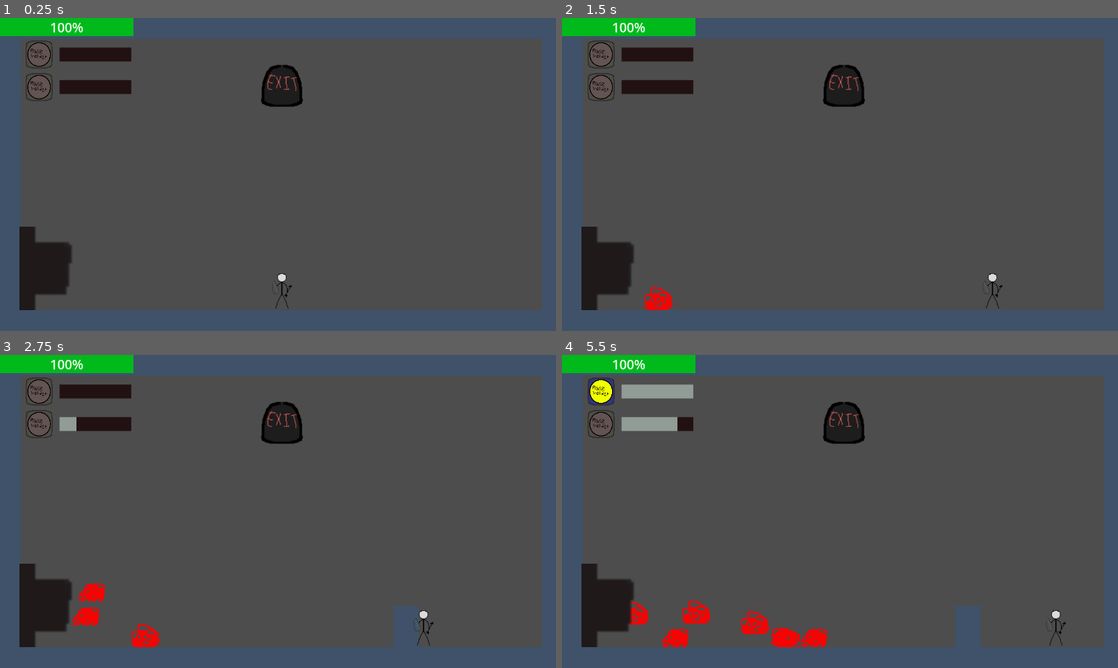
Above: before the commit, frames 1-4 (two rows, left to right).
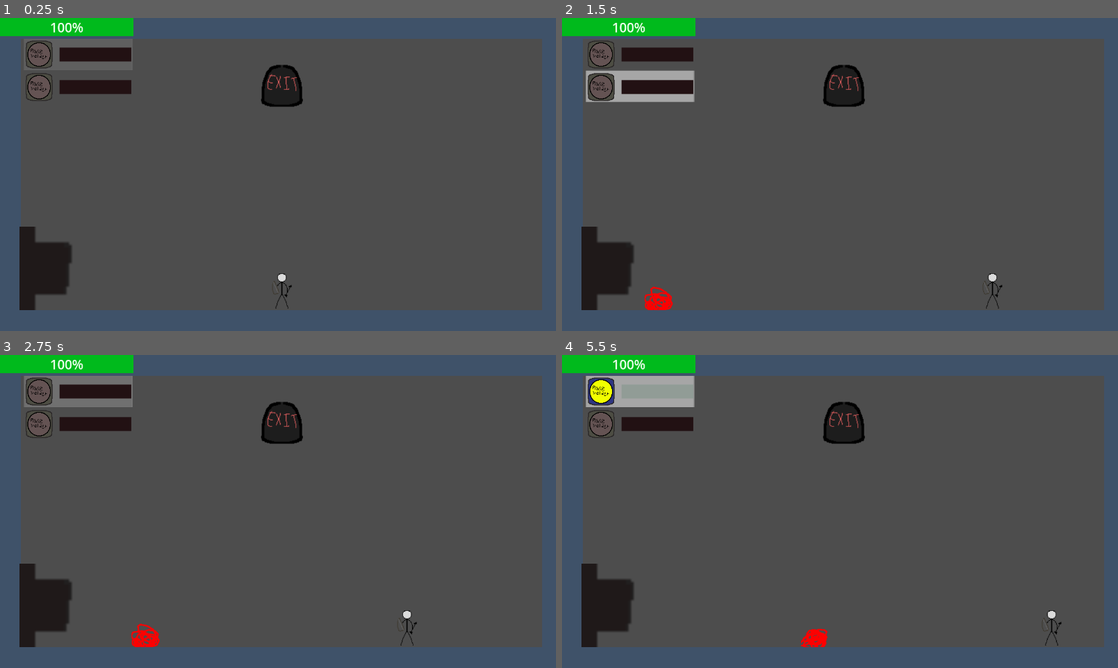
Above: after the commit, the same moments.

Repository: maqpeter-bit/CMPM80k_final_project_repo
Game: Godot game, scene res://main.tscn
Same seed, same stepped clock (60 frames per second), same inputs: the game is played once before the commit and once after it.
Inputs (mouse positions are in pixels of both pictures, inside the frame that each line leads up to):
- Up to frame 1 (0.25 s): no input
- Up to frame 2 (1.5 s): move the mouse to (962, 158) at 0.52 s; hold D (right) from 0.53 s (still down); tap Tab (SelectUtility) at 0.6 s; tap Space (jump) at 0.77 s; tap Q (SwapUtility) at 0.8, 1.35 s; move the mouse to (728, 190) at 1.27 s
- Up to frame 3 (2.75 s): tap Space (jump) at 1.52 s; right-click (166, 527) at 1.55 s; move the mouse to (333, 442) at 2.02 s; release D (right) at 2.03 s; hold A (left) from 2.03 s (still down); right-click (333, 442) at 2.1 s; tap Tab (SelectUtility) at 2.3 s
- Up to frame 4 (5.5 s): move the mouse to (812, 574) at 2.77 s; release A (left) at 2.78 s; hold D (right) 2.78-4.28 s; tap Tab (SelectUtility) at 2.85, 4.55 s; tap Space (jump) at 3.02, 3.77, 4.52 s; tap Q (SwapUtility) at 3.05, 3.6, 5.3 s; move the mouse to (1006, 558) at 3.52 s; right-click (1006, 558) at 3.8 s; move the mouse to (673, 464) at 4.27 s; hold A (left) 4.28-5.03 s; click (673, 464) at 4.35 s; move the mouse to (867, 511) at 5.02 s; hold D (right) from 5.03 s (still down); right-click (867, 511) at 5.1 s

The runs differ from the first frame. In frame 2, 1.1% of the frame differs, in the area x 4-24%, y 16-27%; in frame 3, 2.2%; in frame 4, 3.4%, in the area x 4-91%, y 6-94%.

Commit message:
6-6-2026
Made some modifications to how each level is handled

Been doing some changes to the visuals for selecting Utilities.

Diff:
--- a/Scripts/horde_1.gd
+++ b/Scripts/horde_1.gd
@@ -12,8 +12,7 @@
 var isTouchingWall = false
 var damage_timer = 0.0
 var knockback = Vector2.ZERO
-var ladderDropChance = 3 # 10 in 100 chance or 1/10 chance. 10% basically.
-
+@export var ladderDropChance := 10.0
 
 func _ready():
 	player = get_tree().get_first_node_in_group("player")
@@ -115,7 +114,7 @@
 		call_deferred("_die")
 
 func _die():
-	if randi() % ladderDropChance == 0: # 1 in 10 chance? Since ladder is 10%
+	if randf() * 100.0 < ladderDropChance:
 		var ladder = ladder_scene.instantiate()
 		get_parent().add_child(ladder)
 		ladder.global_position = global_position
--- a/Scripts/level_controller.gd
+++ b/Scripts/level_controller.gd
@@ -1,6 +1,6 @@
 extends Node2D
 
-@export var enemy_queue: Array[PackedScene]
+@export var enemy_queue: Array[EnemySpawnData]
 @export var spawn_intervalMin := 1.0
 @export var spawn_intervalMax := 3.0
 
@@ -8,7 +8,8 @@
 @export var pipes: Array[Node2D]
 @export var ladder_builder: Node2D
 
-var bag: Array[PackedScene] = [] # This functions as a tetris bag
+#var bag: Array[PackedScene] = [] # This functions as a tetris bag
+var bag: Array[EnemySpawnData] = []
 var ladder_count := 0
 
 # In the future I intend to add a thing such that the intensity at which
@@ -38,19 +39,21 @@
 			await get_tree().create_timer(bagRefillTime).timeout
 			refill_bag()
 
-		var enemy_scene = bag.pop_back()
-		spawn_enemy(enemy_scene)
+		var enemy_data = bag.pop_back()
+		spawn_enemy(enemy_data)
 
 		var waitTimeBetweenEnemySpawn = randi_range(spawn_intervalMin, spawn_intervalMax)
 		await get_tree().create_timer(waitTimeBetweenEnemySpawn).timeout
 
-func spawn_enemy(enemy_scene: PackedScene):
-	var enemy = enemy_scene.instantiate()
+func spawn_enemy(enemy_data: EnemySpawnData):
+	var enemy = enemy_data.enemy_scene.instantiate()
 	var pipe = pipes.pick_random()
 
 	get_parent().add_child(enemy)
 	enemy.global_position = pipe.global_position
 
+	enemy.ladderDropChance = enemy_data.ladder_drop_chance
+
 	if pipe == pipes[0]:
 		enemy.scale.x = abs(enemy.scale.x)
 	else:
--- a/Scripts/player.gd
+++ b/Scripts/player.gd
@@ -35,6 +35,7 @@
 var Utility2Options := ["wall", "trap", "fan"]
 var item1Index = 0
 var item2Index = 0
+var utilitySwap1or2 = 1
 
 
 
@@ -114,21 +115,38 @@
 			hammerAttack()
 
 	if Input.is_action_just_pressed("useUtility2") && Utility2Cooldown <= 0:
-		print("Utility 2 used")
 		if UTIL_SELECTED_ITEM_2 == "wall":
 			Utility2Cooldown = wallMaxCooldown
 			Utility2MAXCooldown = wallMaxCooldown
 			placeWall()
+		if UTIL_SELECTED_ITEM_2 == "trap":
+			print("placed trap")
 
 	if Input.is_action_just_pressed("SwapUtility"):
-		item1Index += 1
-		if	item1Index == Utility1Options.size(): #If the item being selected is the last
-			item1Index = 0
-			UTIL_SELECTED_ITEM_1 = Utility1Options[item1Index]
+		if utilitySwap1or2 == 1:
+			item1Index += 1
+			if	item1Index == Utility1Options.size(): #If the item being selected is the last
+				item1Index = 0
+				UTIL_SELECTED_ITEM_1 = Utility1Options[item1Index]
+			else:
+				UTIL_SELECTED_ITEM_1 = Utility1Options[item1Index]
 		else:
-			UTIL_SELECTED_ITEM_1 = Utility1Options[item1Index]
-
-		print(UTIL_SELECTED_ITEM_1)
+			item2Index += 1
+			if item2Index == Utility2Options.size():
+				item2Index = 0
+				UTIL_SELECTED_ITEM_2 = Utility2Options[item2Index]
+			else:
+				UTIL_SELECTED_ITEM_2 = Utility2Options[item2Index]
+
+
+
+
+	if Input.is_action_just_pressed("SelectUtility"):
+		if utilitySwap1or2 == 1:
+			utilitySwap1or2 = 2
+		elif utilitySwap1or2 == 2:
+			utilitySwap1or2 = 1
+		print(utilitySwap1or2)
 
 
 
--- /dev/null
+++ b/enemy_spawn_data.gd
@@ -0,0 +1,5 @@
+extends Resource
+class_name EnemySpawnData
+
+@export var enemy_scene: PackedScene
+@export var ladder_drop_chance := 10
--- a/level1.tscn
+++ b/level1.tscn
@@ -4,6 +4,7 @@
 [ext_resource type="Script" uid="uid://bvge6xfct74w1" path="res://Scripts/ladder_builder.gd" id="1_i2041"]
 [ext_resource type="Texture2D" uid="uid://cvsahamjkdpix" path="res://ArtAssets/Tilemap/GroundPlaceholder.png" id="1_jwv3a"]
 [ext_resource type="PackedScene" uid="uid://cqq66e0q4nwub" path="res://Player.tscn" id="2_dopym"]
+[ext_resource type="Script" uid="uid://kkuyq8q3qxrv" path="res://enemy_spawn_data.gd" id="2_n8vhr"]
 [ext_resource type="Texture2D" uid="uid://ctt88u31kobra" path="res://ArtAssets/Extras/Exit.png" id="3_ootpb"]
 [ext_resource type="Texture2D" uid="uid://s5b577tye2of" path="res://ArtAssets/Extras/Pipe.png" id="4_v38iq"]
 [ext_resource type="PackedScene" uid="uid://bbvemn175whqr" path="res://ladderPiece.tscn" id="4_xy4tn"]
@@ -12,6 +13,13 @@
 [ext_resource type="Script" uid="uid://dm76g4rf0f7tm" path="res://ui_controller.gd" id="10_eqrsh"]
 [ext_resource type="Texture2D" uid="uid://d3sjr74pir63g" path="res://ArtAssets/Extras/templatePlaceholder.png" id="11_mx85b"]
 [ext_resource type="Texture2D" uid="uid://bff36o32drus0" path="res://ArtAssets/Extras/templatePlaceholder2.png" id="12_n8vhr"]
+[ext_resource type="Texture2D" uid="uid://rf0ht1qhnwm4" path="res://ArtAssets/Extras/SelectedUtility.png" id="14_eqrsh"]
+
+[sub_resource type="Resource" id="Resource_eqrsh"]
+script = ExtResource("2_n8vhr")
+enemy_scene = ExtResource("5_v8kj3")
+ladder_drop_chance = 100
+metadata/_custom_type_script = "uid://kkuyq8q3qxrv"
 
 [sub_resource type="RectangleShape2D" id="RectangleShape2D_xy4tn"]
 size = Vector2(20, 150.08333)
@@ -528,6 +536,70 @@
 "speed": 5.0
 }]
 
+[sub_resource type="AtlasTexture" id="AtlasTexture_3l65w"]
+atlas = ExtResource("14_eqrsh")
+region = Rect2(0, 0, 32, 32)
+
+[sub_resource type="AtlasTexture" id="AtlasTexture_rjtee"]
+atlas = ExtResource("14_eqrsh")
+region = Rect2(32, 0, 32, 32)
+
+[sub_resource type="AtlasTexture" id="AtlasTexture_1idop"]
+atlas = ExtResource("14_eqrsh")
+region = Rect2(64, 0, 32, 32)
+
+[sub_resource type="AtlasTexture" id="AtlasTexture_beq0j"]
+atlas = ExtResource("14_eqrsh")
+region = Rect2(0, 32, 32, 32)
+
+[sub_resource type="AtlasTexture" id="AtlasTexture_nauge"]
+atlas = ExtResource("14_eqrsh")
+region = Rect2(32, 32, 32, 32)
+
+[sub_resource type="AtlasTexture" id="AtlasTexture_ycv2e"]
+atlas = ExtResource("14_eqrsh")
+region = Rect2(64, 32, 32, 32)
+
+[sub_resource type="AtlasTexture" id="AtlasTexture_c5gc3"]
+atlas = ExtResource("14_eqrsh")
+region = Rect2(0, 64, 32, 32)
+
+[sub_resource type="AtlasTexture" id="AtlasTexture_6e4cv"]
+atlas = ExtResource("14_eqrsh")
+region = Rect2(32, 64, 32, 32)
+
+[sub_resource type="SpriteFrames" id="SpriteFrames_52iny"]
+animations = [{
+"frames": [{
+"duration": 1.0,
+"texture": SubResource("AtlasTexture_3l65w")
+}, {
+"duration": 1.0,
+"texture": SubResource("AtlasTexture_rjtee")
+}, {
+"duration": 1.0,
+"texture": SubResource("AtlasTexture_1idop")
+}, {
+"duration": 1.0,
+"texture": SubResource("AtlasTexture_beq0j")
+}, {
+"duration": 1.0,
+"texture": SubResource("AtlasTexture_nauge")
+}, {
+"duration": 1.0,
+"texture": SubResource("AtlasTexture_ycv2e")
+}, {
+"duration": 1.0,
+"texture": SubResource("AtlasTexture_c5gc3")
+}, {
+"duration": 1.0,
+"texture": SubResource("AtlasTexture_6e4cv")
+}],
+"loop": true,
+"name": &"default",
+"speed": 5.0
+}]
+
 [sub_resource type="StyleBoxFlat" id="StyleBoxFlat_mx85b"]
 bg_color = Color(0.92057854, 0.097221605, 0, 1)
 
@@ -548,10 +620,10 @@
 
 [node name="LevelController" type="Node2D" parent="." unique_id=200563611 node_paths=PackedStringArray("pipes", "ladder_builder")]
 script = ExtResource("1_crycw")
-enemy_queue = Array[PackedScene]([ExtResource("5_v8kj3")])
-spawn_intervalMin = 0.5
-spawn_intervalMax = 1.0
-bagRefillTime = 0.5
+enemy_queue = Array[ExtResource("2_n8vhr")]([SubResource("Resource_eqrsh")])
+spawn_intervalMin = 0.3
+spawn_intervalMax = 0.6
+bagRefillTime = 10.0
 pipes = [NodePath("../Pipe1/PipeSpawnPoint")]
 ladder_builder = NodePath("../LadderBuilder")
 
@@ -624,7 +696,7 @@
 
 [node name="CanvasLayer (UI stuff)" type="CanvasLayer" parent="." unique_id=1055725370]
 
-[node name="UIController" type="Node2D" parent="CanvasLayer (UI stuff)" unique_id=1819813918 node_paths=PackedStringArray("player", "healthBar", "Utility1Icon", "Utility2Icon", "Utility1Bar", "Utility2Bar")]
+[node name="UIController" type="Node2D" parent="CanvasLayer (UI stuff)" unique_id=1819813918 node_paths=PackedStringArray("player", "healthBar", "Utility1Icon", "Utility2Icon", "Utility1Bar", "Utility2Bar", "selectItemVisual")]
 script = ExtResource("10_eqrsh")
 player = NodePath("../../Player")
 healthBar = NodePath("HealthBar")
@@ -632,8 +704,17 @@
 Utility2Icon = NodePath("Utility2Sprite2")
 Utility1Bar = NodePath("Util#1")
 Utility2Bar = NodePath("Util#2")
+selectItemVisual = NodePath("SelectItem")
 UtilityBowTexture = ExtResource("11_mx85b")
 UtilityHammerTexture = ExtResource("12_n8vhr")
+
+[node name="SelectItem" type="AnimatedSprite2D" parent="CanvasLayer (UI stuff)/UIController" unique_id=844667534]
+position = Vector2(180, 83.00001)
+scale = Vector2(7.8399982, 2.2799983)
+sprite_frames = SubResource("SpriteFrames_52iny")
+autoplay = "default"
+frame_progress = 0.8800217
+speed_scale = 2.0
 
 [node name="HealthBar" type="ProgressBar" parent="CanvasLayer (UI stuff)/UIController" unique_id=980315607]
 offset_right = 307.0
--- a/project.godot
+++ b/project.godot
@@ -28,6 +28,7 @@
 sword=""
 wall=""
 destroyArrow(barrier)="For the arrow. If it hits this, it gets destroyed. "
+trap=""
 
 [input]
 
--- /dev/null
+++ b/trap.tscn
@@ -0,0 +1,26 @@
+[gd_scene format=3 uid="uid://dfl1pglg8n2si"]
+
+[ext_resource type="Texture2D" uid="uid://kqpbc8esj144" path="res://ArtAssets/Extras/TrapPlaceholder.png" id="1_kd1db"]
+
+[sub_resource type="RectangleShape2D" id="RectangleShape2D_w2pp3"]
+size = Vector2(64, 3)
+
+[sub_resource type="RectangleShape2D" id="RectangleShape2D_kd1db"]
+size = Vector2(62, 16)
+
+[node name="Trap" type="RigidBody2D" unique_id=1224669839]
+
+[node name="CollisionShape2D" type="CollisionShape2D" parent="." unique_id=972277272]
+position = Vector2(0, 0.5)
+shape = SubResource("RectangleShape2D_w2pp3")
+debug_color = Color(0.9788502, 0, 0.39666367, 0.41960785)
+
+[node name="Sprite2D" type="Sprite2D" parent="." unique_id=1858814715]
+position = Vector2(0, -30)
+texture = ExtResource("1_kd1db")
+
+[node name="Area2D" type="Area2D" parent="." unique_id=1417458167 groups=["trap"]]
+
+[node name="CollisionShape2D" type="CollisionShape2D" parent="Area2D" unique_id=926966835]
+position = Vector2(0, -6)
+shape = SubResource("RectangleShape2D_kd1db")
--- a/ui_controller.gd
+++ b/ui_controller.gd
@@ -7,6 +7,8 @@
 
 @export var Utility1Bar: ProgressBar
 @export var Utility2Bar: ProgressBar
+
+@export var selectItemVisual: AnimatedSprite2D
 
 @export var UtilityBowTexture: Texture
 @export var UtilityHammerTexture: Texture
@@ -28,6 +30,11 @@
 
 	if player.UTIL_SELECTED_ITEM_1 == "bow":
 		Utility1Icon.texture = UtilityBowTexture
+	elif player.UTIL_SELECTED_ITEM_1 == "hammer":
+		Utility1Icon.texture = UtilityHammerTexture
+
+	if player.utilitySwap1or2 == 1:
+		selectItemVisual.position.y = 84.0
 	else:
-		Utility1Icon.texture = UtilityHammerTexture
+		selectItemVisual.position.y = 157.0
 	pass
Binary file added: ArtAssets/Extras/SelectedUtility.png
Not shown, added: ArtAssets/Extras/SelectedUtility.png.import
Binary file added: ArtAssets/Extras/TrapPlaceholder.png
Not shown, added: ArtAssets/Extras/TrapPlaceholder.png.import
Not shown, added: enemy_spawn_data.gd.uid
